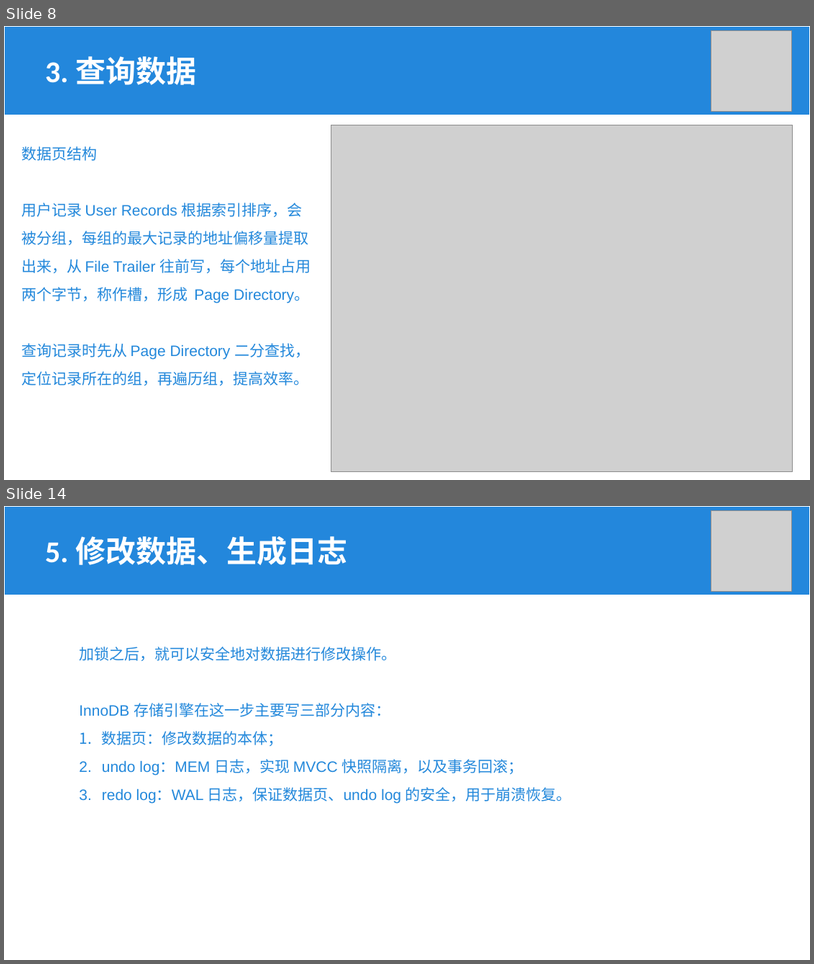
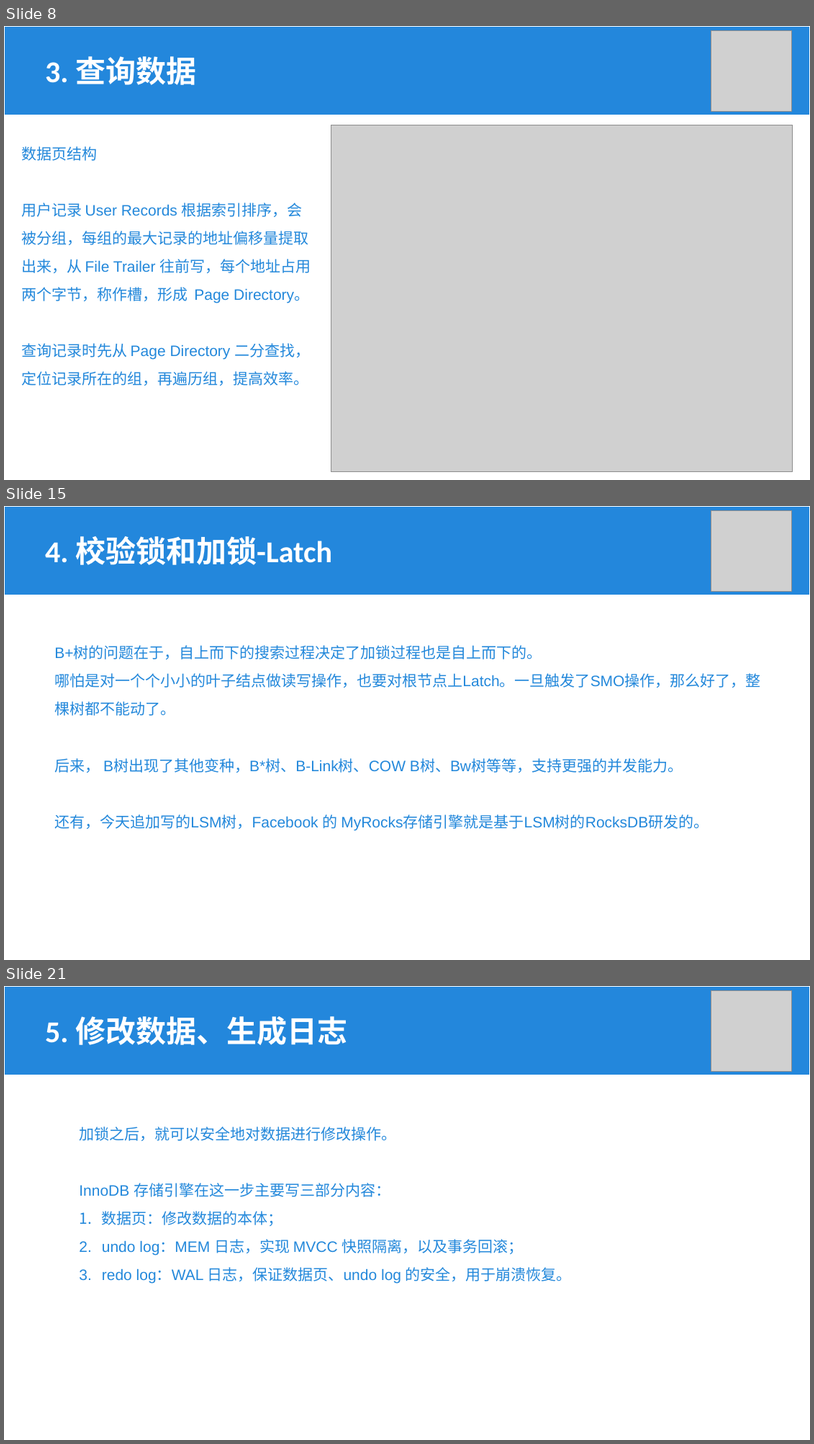
Before and after one commit to Khighness/bplustree, a slide deck: docs/cantai.pptx. Shown one above the other, each under a label of ours: slides 8 and 14 before the commit, slides 8, 15 and 21 after it; the slides between them are not shown. The pictures are 814x964 and 814x1444 pixels, drawn with LibreOffice and Linux fonts; fonts in the diff are those of the drawing; grey boxes stand for pictures. Boxes give left, top, right and bottom in pixels: in the first picture for what was removed or moved away, otherwise in the second. Text is boxed around its words. In the diff, an @@ line names an element or a change of style, - is before the commit and + after.

```diff
--- a/docs/cantai.pptx
+++ b/docs/cantai.pptx
@@ slide 15 added at [4,506,810,960], background #FFFFFF @@
@@ rectangle added at [4,506,810,595], fill #2387DC, outline #FFFFFF 1 pt @@
@@ picture added at [712,510,792,591] @@
@@ text added at [45,536,332,565], 36 pt, text #FFFFFF, bold @@
+4. 校验锁和加锁-Latch
@@ text added at [54,646,761,830], 18 pt, text #2388DB @@
+B+树的问题在于，自上而下的搜索过程决定了加锁过程也是自上而下的。
+哪怕是对一个个小小的叶子结点做读写操作，也要对根节点上Latch。一旦触发了SMO操作，那么好了，整棵树都不能动了。
+后来， B树出现了其他变种，B*树、B-Link树、COW B树、Bw树等等，支持更强的并发能力。
+还有，今天追加写的LSM树，Facebook 的 MyRocks存储引擎就是基于LSM树的RocksDB研发的。
@@ what was slide 14 is now slide 21 @@
```
Also in this commit, not shown: 5 slides changed, 6 other slides added, 1 other file.
